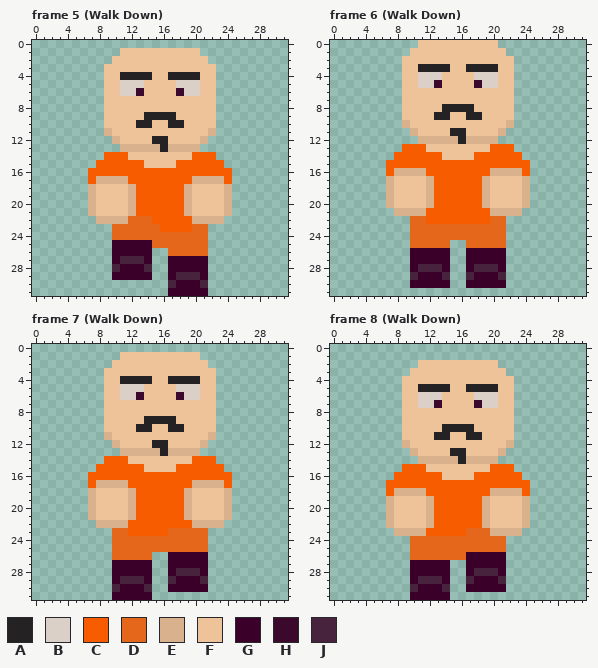
Two states of a pixel-art file, Aseprite files/Criminal/Will Sabot Togue.aseprite. This is how it looked before the edit.
32x32 pixels, 28 frames. Shown: frame 5 (Walk Down), frame 6 (Walk Down), frame 7 (Walk Down), frame 8 (Walk Down). The commit also changed other frames, which this record leaves out.
Visible layers, top first: "Beard Man", "Jumpsuit", "Base".
Palette (. is transparent): A #242222  B #dbd0c7  C #f75d00  D #e5671b  E #d9b28d  F #eec39a  G #3a0029  H #3b092c  J #48233e
Pixels before, frame 5 (Walk Down), first column x 7:
 1 ....FFFFFFFFFF....
 2 ...FFFFFFFFFFFF...
 3 ..FFFFFFFFFFFFFF..
 4 ..FFAAAAFFAAAAFF..
 5 ..FFBBBFFFFBBBFF..
 6 ..FFBBHFFFFHBBFF..
 7 ..FFFFFFFFFFFFFF..
 8 ..FFFFFFFFFFFFFF..
 9 ..FFFFFAAAAFFFFF..
10 ..FFFFAAFFAAFFFF..
11 ..EFFFFFFFFFFFFE..
12 ...EFFFFAAFFFFE...
13 ....EEEEEAEEEE....
14 ..CCCFFFFFFFFCCC..
15 .CCCCCCFFFFCCCCCC.
16 CCCCCCCCCCCCCCCCCC
17 CEEEECCCCCCCCEEEEC
18 EFFFFECCCCCCEFFFFE
19 EFFFFECCCCCCEFFFFE
20 EFFFFECCCCCCEFFFFE
21 EFFFFECCCCCCEFFFFE
22 .EEEEDDDCCCCCEEEE.
23 ...DDDDDDCCCCDD...
24 ...DDDDDDDDDDDD...
25 ...GGGGGDDDDDDD...
26 ...GGGGG..DDDDD...
27 ...GJJJG..GGGGG...
28 ...JGGGJ..GGGGG...
29 ...GGGGG..GJJJG...
30 ..........JGGGJ...
31 ..........GGGGG...
Pixels before, frame 6 (Walk Down), first column x 7:
 0 ....FFFFFFFFFF....
 1 ...FFFFFFFFFFFF...
 2 ..FFFFFFFFFFFFFF..
 3 ..FFAAAAFFAAAAFF..
 4 ..FFBBBFFFFBBBFF..
 5 ..FFBBHFFFFHBBFF..
 6 ..FFFFFFFFFFFFFF..
 7 ..FFFFFFFFFFFFFF..
 8 ..FFFFFAAAAFFFFF..
 9 ..FFFFAAFFAAFFFF..
10 ..EFFFFFFFFFFFFE..
11 ...EFFFFAAFFFFE...
12 ....EEEEEAEEEE....
13 ..CCCFFFFFFFFCCC..
14 .CCCCCCFFFFCCCCCC.
15 CCCCCCCCCCCCCCCCCC
16 CEEEECCCCCCCCEEEEC
17 EFFFFECCCCCCEFFFFE
18 EFFFFECCCCCCEFFFFE
19 EFFFFECCCCCCEFFFFE
20 EFFFFECCCCCCEFFFFE
21 .EEEECCCCCCCCEEEE.
22 ...DDCCCCCCCCDD...
23 ...DDDDDDDDDDDD...
24 ...DDDDDDDDDDDD...
25 ...DDDDD..DDDDD...
26 ...GGGGG..GGGGG...
27 ...GGGGG..GGGGG...
28 ...GJJJG..GJJJG...
29 ...JGGGJ..JGGGJ...
30 ...GGGGG..GGGGG...
Pixels before, frame 7 (Walk Down), first column x 7:
 1 ....FFFFFFFFFF....
 2 ...FFFFFFFFFFFF...
 3 ..FFFFFFFFFFFFFF..
 4 ..FFAAAAFFAAAAFF..
 5 ..FFBBBFFFFBBBFF..
 6 ..FFBBHFFFFHBBFF..
 7 ..FFFFFFFFFFFFFF..
 8 ..FFFFFFFFFFFFFF..
 9 ..FFFFFAAAAFFFFF..
10 ..FFFFAAFFAAFFFF..
11 ..EFFFFFFFFFFFFE..
12 ...EFFFFAAFFFFE...
13 ....EEEEEAEEEE....
14 ..CCCFFFFFFFFCCC..
15 .CCCCCCFFFFCCCCCC.
16 CCCCCCCCCCCCCCCCCC
17 CEEEECCCCCCCCEEEEC
18 EFFFFECCCCCCEFFFFE
19 EFFFFECCCCCCEFFFFE
20 EFFFFECCCCCCEFFFFE
21 EFFFFECCCCCCEFFFFE
22 .EEEECCCCCCCCEEEE.
23 ...DDCCCCCDDDDD...
24 ...DDDDDDDDDDDD...
25 ...DDDDDDDDDDDD...
26 ...DDDDD..GGGGG...
27 ...GGGGG..GGGGG...
28 ...GGGGG..GJJJG...
29 ...GJJJG..JGGGJ...
30 ...JGGGJ..GGGGG...
31 ...GGGGG..........
Pixels before, frame 8 (Walk Down), first column x 7:
 2 ....FFFFFFFFFF....
 3 ...FFFFFFFFFFFF...
 4 ..FFFFFFFFFFFFFF..
 5 ..FFAAAAFFAAAAFF..
 6 ..FFBBBFFFFBBBFF..
 7 ..FFBBHFFFFHBBFF..
 8 ..FFFFFFFFFFFFFF..
 9 ..FFFFFFFFFFFFFF..
10 ..FFFFFAAAAFFFFF..
11 ..FFFFAAFFAAFFFF..
12 ..EFFFFFFFFFFFFE..
13 ...EFFFFAAFFFFE...
14 ....EEEEEAEEEE....
15 ..CCCFFFFFFFFCCC..
16 .CCCCCCFFFFCCCCCC.
17 CCCCCCCCCCCCCCCCCC
18 CEEEECCCCCCCCEEEEC
19 EFFFFECCCCCCEFFFFE
20 EFFFFECCCCCCEFFFFE
21 EFFFFECCCCCCEFFFFE
22 EFFFFECCCCCCEFFFFE
23 .EEEECCCCCDDDEEEE.
24 ...DDDDDDDDDDDD...
25 ...DDDDDDDDDDDD...
26 ...DDDDDDDGGGGG...
27 ...GGGGG..GGGGG...
28 ...GGGGG..GJJJG...
29 ...GJJJG..JGGGJ...
30 ...JGGGJ..GGGGG...
31 ...GGGGG..........
Once edited:
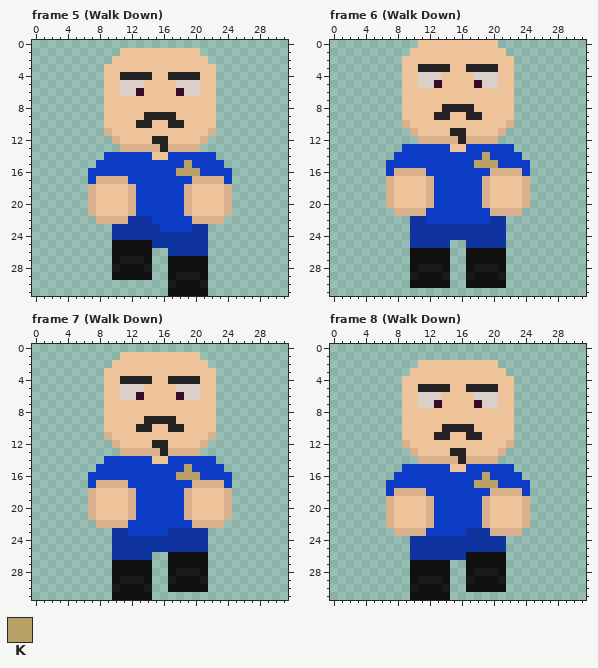
Colours new in this view: K #b9a167
Diff:
{"change": "layer \"Police Outfit\" added"}
{"colour":"C","old":"#f75d00","new":"#0c3cc6"}
{"colour":"D","old":"#e5671b","new":"#0f34a0"}
{"colour":"G","old":"#3a0029","new":"#101010"}
{"colour":"J","old":"#48233e","new":"#191919"}
{"where": "frame 5 (Walk Down), layer \"Police Outfit\""}
{"frame":5,"y":14,"x":12,"old":"FFF","new":"CCC"}
{"frame":5,"y":14,"x":17,"old":"FFF","new":"CCC"}
{"frame":5,"y":15,"x":14,"old":"FFFF","new":"CCCC"}
{"frame":5,"y":15,"x":19,"old":"C","new":"K"}
{"frame":5,"y":16,"x":18,"old":"CCC","new":"KKK"}
{"where": "frame 6 (Walk Down), layer \"Police Outfit\""}
{"frame":6,"y":13,"x":12,"old":"FFF","new":"CCC"}
{"frame":6,"y":13,"x":17,"old":"FFF","new":"CCC"}
{"frame":6,"y":14,"x":14,"old":"FFFF","new":"CCCC"}
{"frame":6,"y":14,"x":19,"old":"C","new":"K"}
{"frame":6,"y":15,"x":18,"old":"CCC","new":"KKK"}
{"where": "frame 7 (Walk Down), layer \"Police Outfit\""}
{"frame":7,"y":14,"x":12,"old":"FFF","new":"CCC"}
{"frame":7,"y":14,"x":17,"old":"FFF","new":"CCC"}
{"frame":7,"y":15,"x":14,"old":"FFFF","new":"CCCC"}
{"frame":7,"y":15,"x":19,"old":"C","new":"K"}
{"frame":7,"y":16,"x":18,"old":"CCC","new":"KKK"}
{"where": "frame 8 (Walk Down), layer \"Police Outfit\""}
{"frame":8,"y":15,"x":12,"old":"FFF","new":"CCC"}
{"frame":8,"y":15,"x":17,"old":"FFF","new":"CCC"}
{"frame":8,"y":16,"x":14,"old":"FFFF","new":"CCCC"}
{"frame":8,"y":16,"x":19,"old":"C","new":"K"}
{"frame":8,"y":17,"x":18,"old":"CCC","new":"KKK"}
{"label":"changed","picture_box":[88,152,232,296]}
{"label":"changed","picture_box":[386,144,530,288]}
{"label":"changed","picture_box":[88,456,232,600]}
{"label":"changed","picture_box":[386,464,530,600]}
